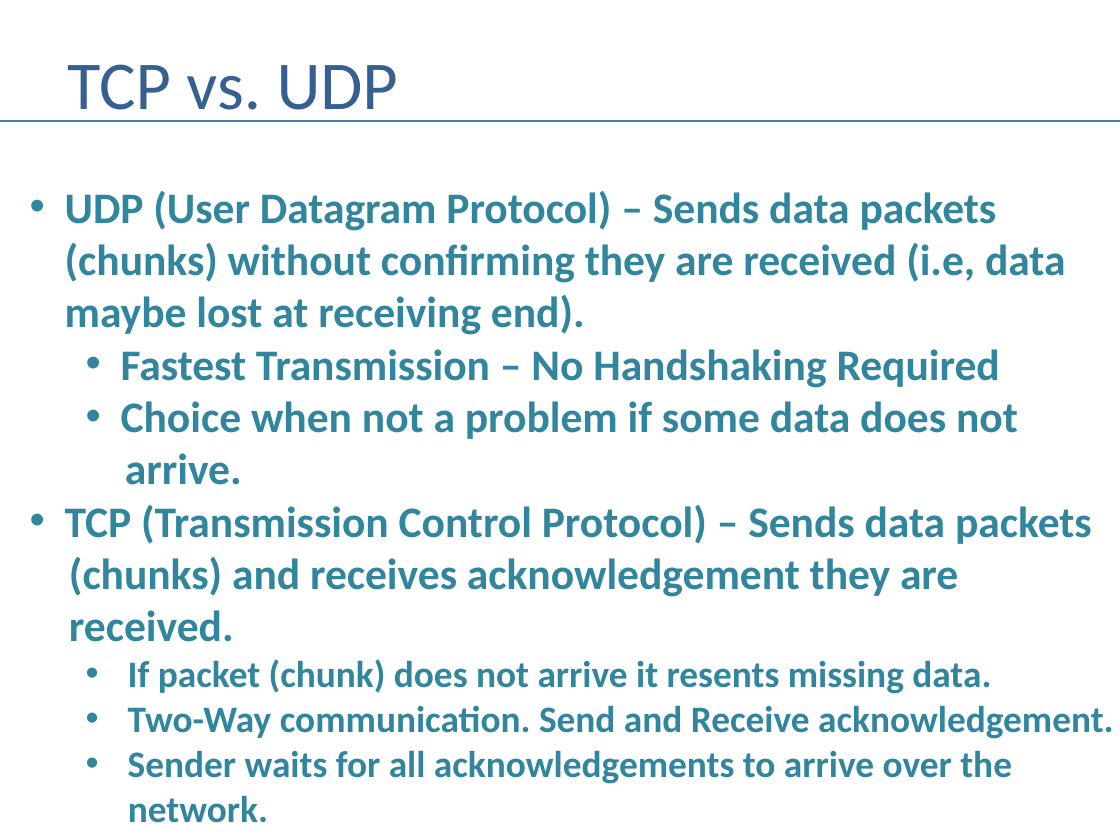
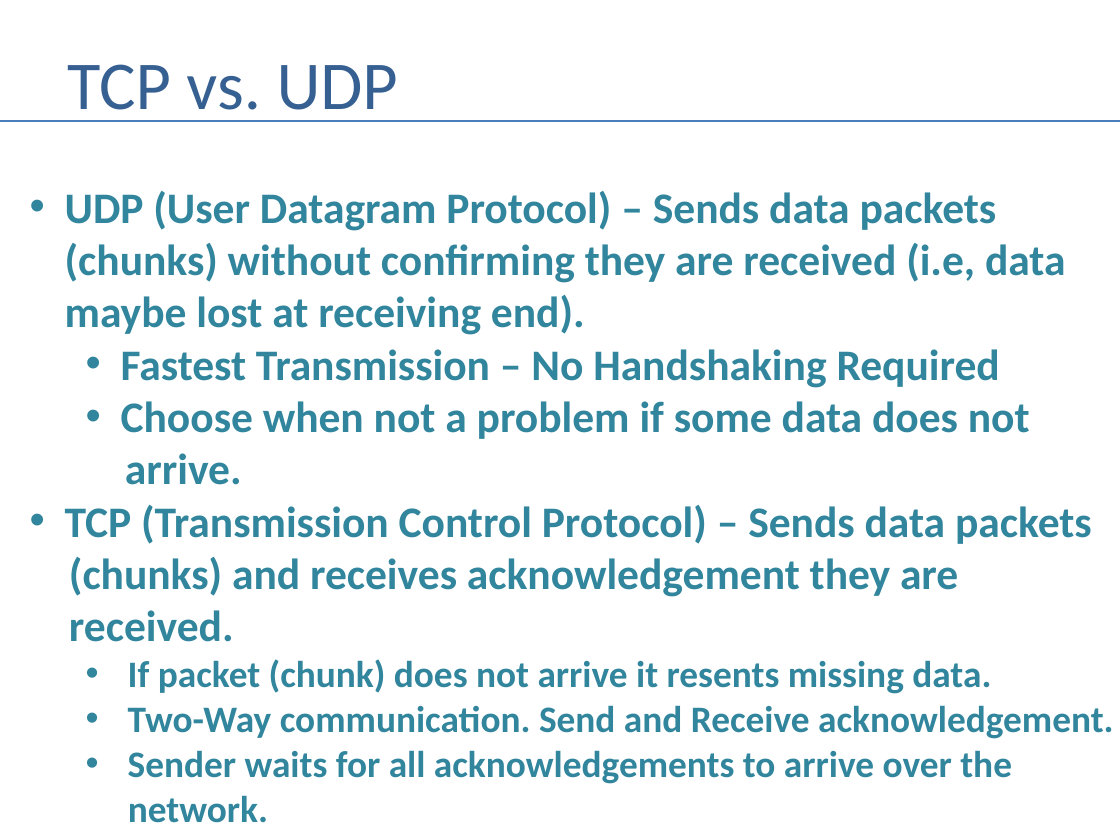
Before and after one commit to andrewferlitsch/Portland-Data-Science-Group, a slide deck: slide 5 of Presentations/CS - Network Communication.pptx. Drawn at 1120x840 pixels with LibreOffice and Linux fonts; fonts in the diff are those of the drawing. Boxes give left, top, right and bottom in pixels: in the first picture for what was removed or moved away, otherwise in the second. Text is boxed around its words. In the diff, an @@ line names an element or a change of style, - is before the commit and + after.

Commit message:
fix typos

```diff
--- a/Presentations/CS - Network Communication.pptx
+++ b/Presentations/CS - Network Communication.pptx
@@ text at [121, 401, 1030, 439]: text changed @@
-  • Choice when not a problem if some data does not
+  • Choose when not a problem if some data does not
```
